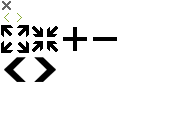
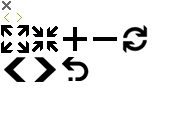
Two versions of the same layered image (w=180, h=114). Layer-by-layer changes:
added layer "appbar.undo.point" above "20140924105950796_easyicon_net_72" over [62, 57, 89, 81]
added layer "20140924105950796_easyicon_net_72" above "图层 2" over [122, 24, 148, 53]
